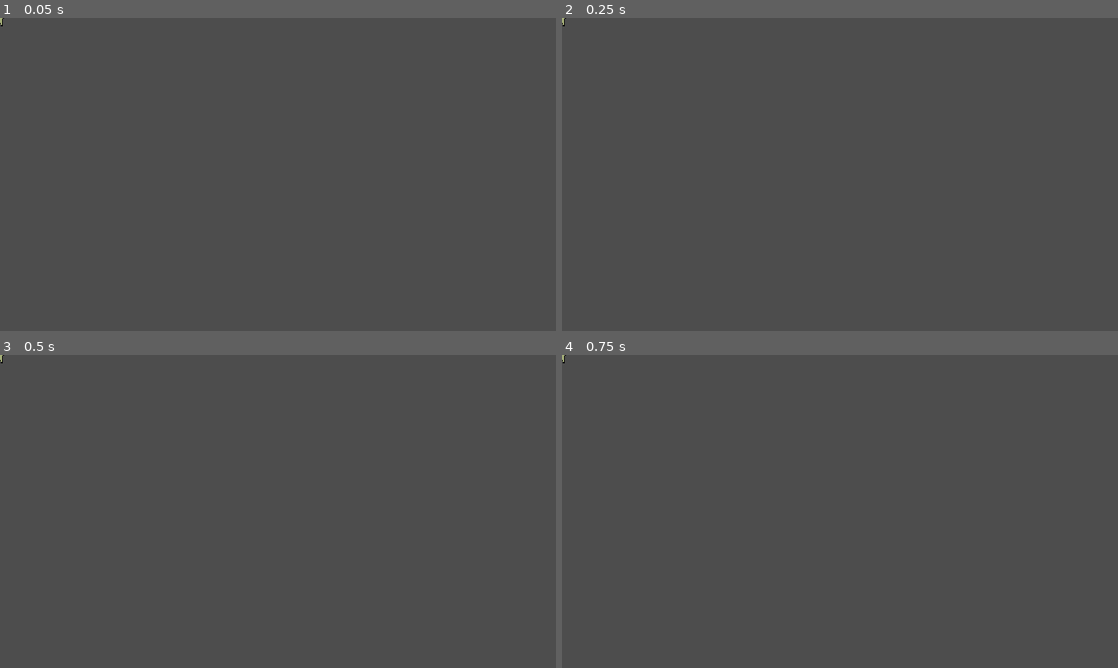
Above: before the commit, frames 1-4 (two rows, left to right).
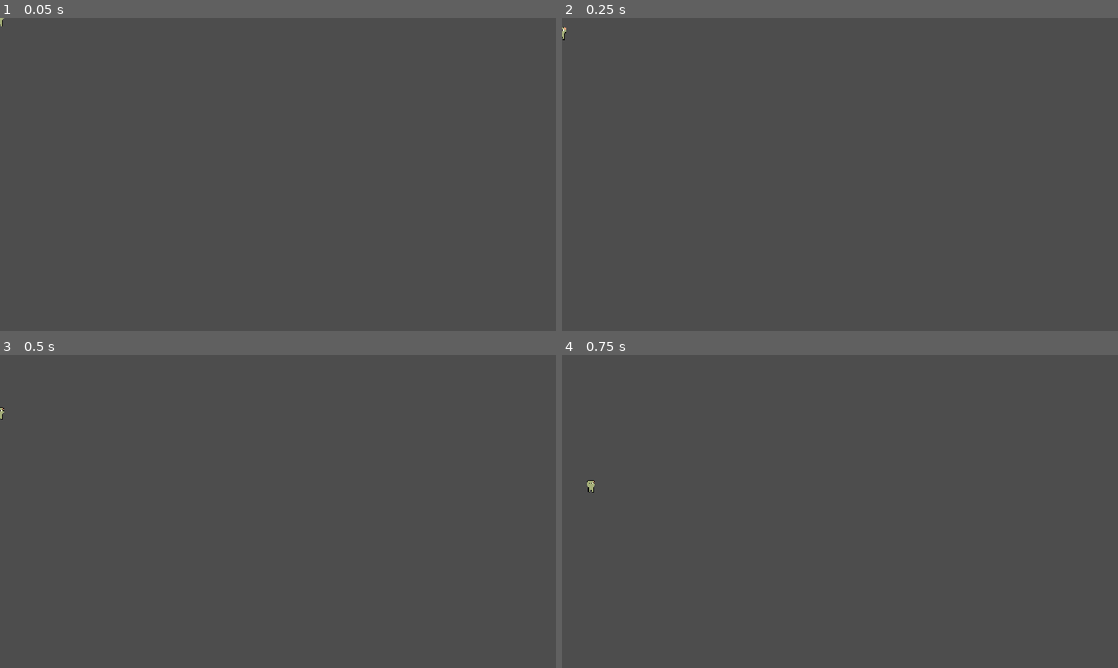
Above: after the commit, the same moments.

Repository: The-Hamburgalr/Jump-Jump-Jump-
Game: Godot game, scene res://Scense/Main_Character.tscn
Two runs of this game, one before a commit and one after it. Both use one fixed random seed, a clock stepped at 60 frames per second and the inputs below. This scene is started directly instead of the project's main scene.
Inputs (mouse positions are in pixels of both pictures, inside the frame that each line leads up to):
- Up to frame 1 (0.05 s): no input
- Up to frame 2 (0.25 s): no input
- Up to frame 3 (0.5 s): no input
- Up to frame 4 (0.75 s): tap Enter (ui_accept) at 0.5, 0.6 s; move the mouse to (962, 495) at 0.52 s; hold Right (ui_right) from 0.53 s (still down); click (962, 495) at 0.67 s

The runs differ from the first frame. In frame 1, less than 0.1% of the frame differs, in the area x 0-1%, y 0-3%; in frame 2, less than 0.1%; in frame 3, less than 0.1%; in frame 4, less than 0.1%, in the area x 0-6%, y 0-44%.

Commit message:
tile sheet and character

Diff:
--- a/Scense/Main_Character.tscn
+++ b/Scense/Main_Character.tscn
@@ -1,6 +1,7 @@
 [gd_scene format=3 uid="uid://doonidfhyqtre"]
 
 [ext_resource type="Texture2D" uid="uid://dxjmytxqtu3sf" path="res://Images/Animation/Zombie_Idle.png" id="1_06u5b"]
+[ext_resource type="Script" uid="uid://bhi8q6y3y8qhi" path="res://scripts/main_character.gd" id="1_kqnco"]
 [ext_resource type="Texture2D" uid="uid://c8nfa5h5sjs6j" path="res://Images/Animation/Zombie_walk.png" id="1_syshy"]
 
 [sub_resource type="AtlasTexture" id="AtlasTexture_yklq2"]
@@ -200,6 +201,7 @@
 size = Vector2(18, 26)
 
 [node name="CharacterBody2D" type="CharacterBody2D" unique_id=1584011571]
+script = ExtResource("1_kqnco")
 
 [node name="AnimatedSprite2D" type="AnimatedSprite2D" parent="." unique_id=1685168116]
 texture_filter = 1
--- /dev/null
+++ b/scripts/main_character.gd
@@ -0,0 +1,25 @@
+extends CharacterBody2D
+
+
+const SPEED = 300.0
+const JUMP_VELOCITY = -400.0
+
+
+func _physics_process(delta: float) -> void:
+	# Add the gravity.
+	if not is_on_floor():
+		velocity += get_gravity() * delta
+
+	# Handle jump.
+	if Input.is_action_just_pressed("ui_accept") and is_on_floor():
+		velocity.y = JUMP_VELOCITY
+
+	# Get the input direction and handle the movement/deceleration.
+	# As good practice, you should replace UI actions with custom gameplay actions.
+	var direction := Input.get_axis("ui_left", "ui_right")
+	if direction:
+		velocity.x = direction * SPEED
+	else:
+		velocity.x = move_toward(velocity.x, 0, SPEED)
+
+	move_and_slide()
Binary file added: Images/tilesheet/tilesheet_1.png
Not shown, added: Images/tilesheet/tilesheet_1.png.import
Not shown, added: scripts/main_character.gd.uid
